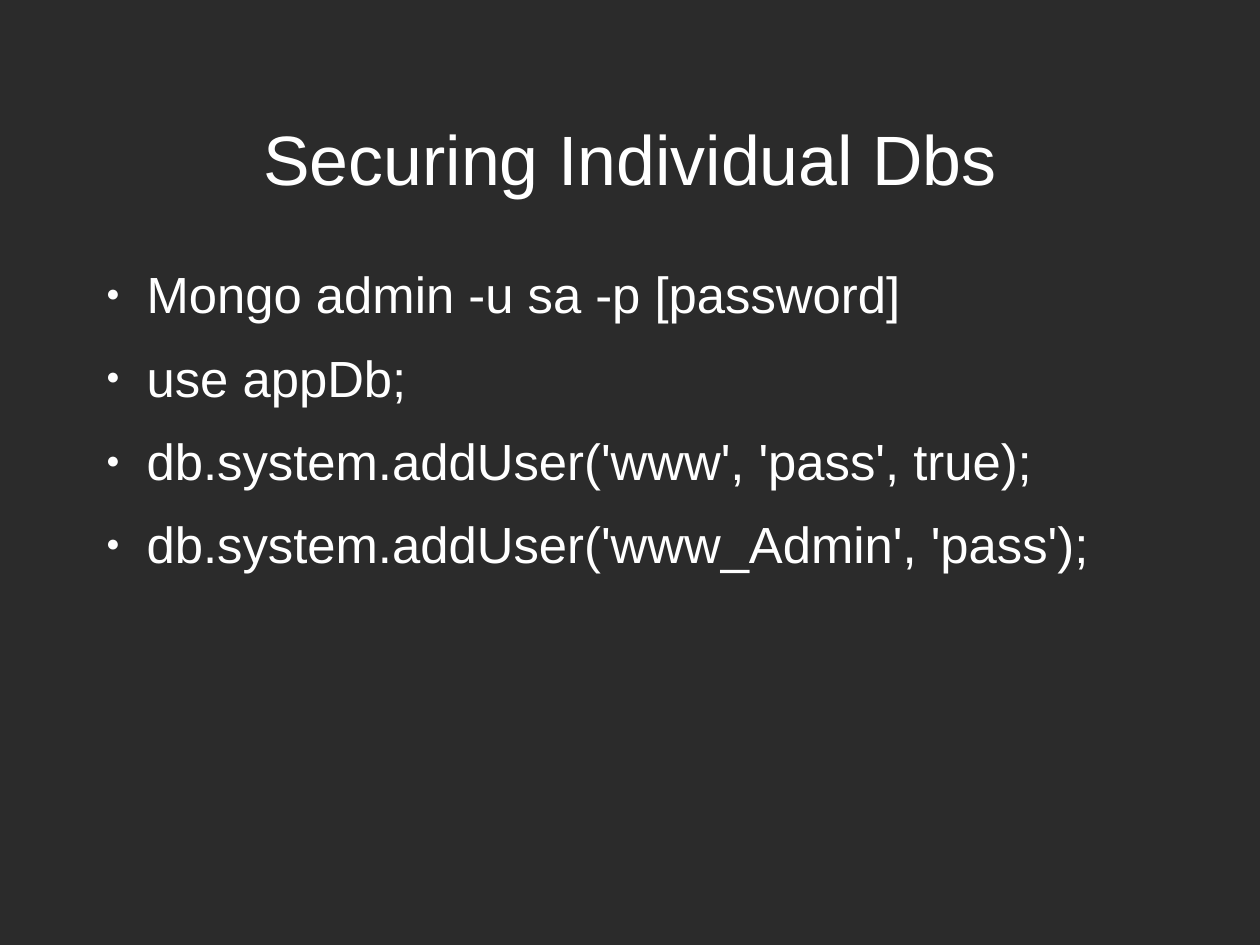
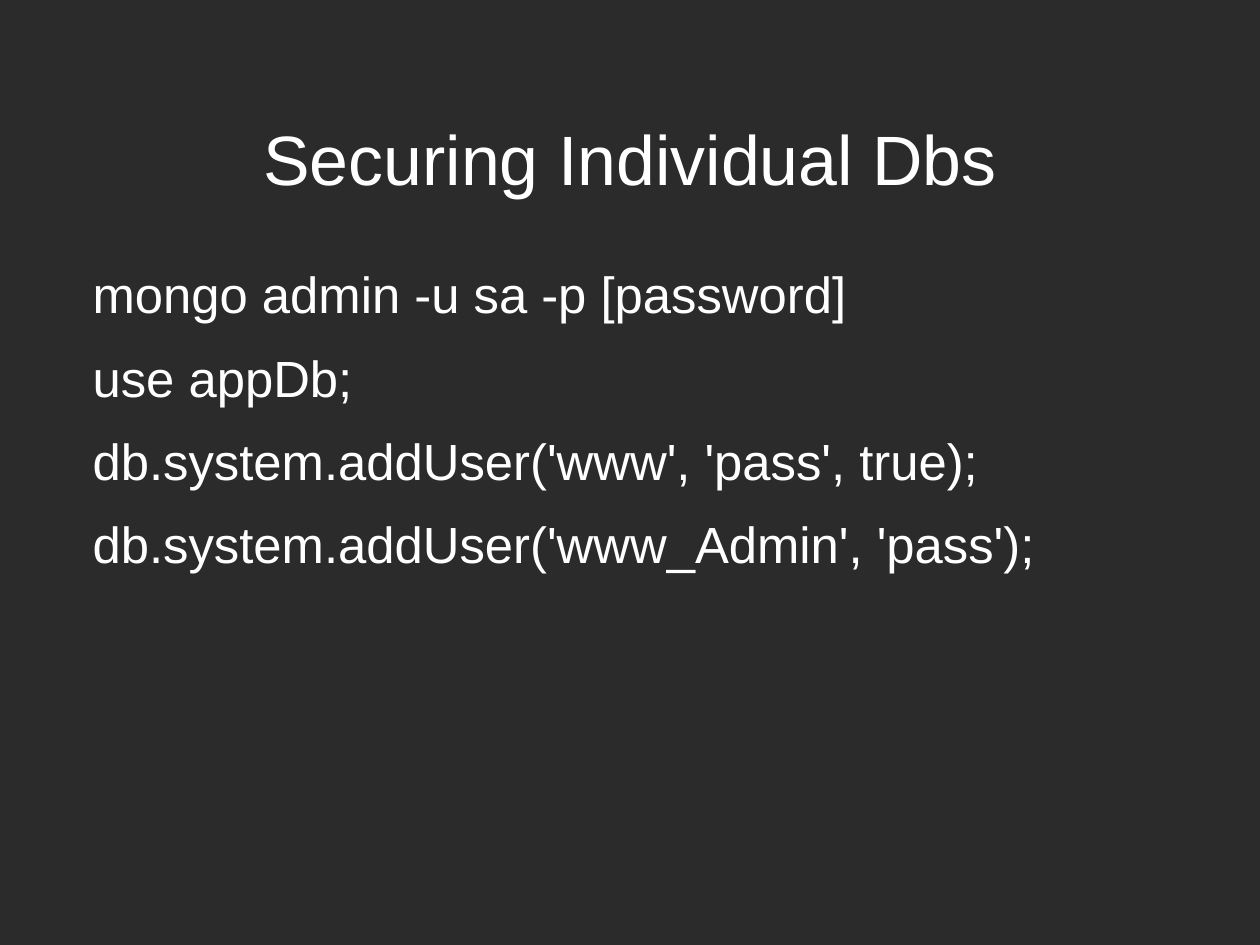
Before and after one commit to zippy1981/TalkMaterials, a slide deck: slide 21 of MongoMeetup/2010-July/Mongo Windows Administration for the Unix Programmer.odp (slide 18 before the commit). Drawn at 1260x945 pixels with LibreOffice and Linux fonts; fonts in the diff are those of the drawing; background and template pictures are left out; a plain dark background stands for a picture behind light text. Boxes give left, top, right and bottom in pixels: in the first picture for what was removed or moved away, otherwise in the second. Text is boxed around its words. In the diff, an @@ line names an element or a change of style, - is before the commit and + after.

```diff
--- a/MongoMeetup/2010-July/Mongo Windows Administration for the Unix Programmer.odp
+++ b/MongoMeetup/2010-July/Mongo Windows Administration for the Unix Programmer.odp
@@ text at (x1=93, y1=276, x2=847, y2=324): text changed @@
-● Mongo admin -u sa -p [password]
+mongo admin -u sa -p [password]
@@ text at (x1=93, y1=360, x2=1035, y2=574): bullet ● to none @@
```
Also in this commit, not shown: 7 other slides changed, 3 slides added, 2 other files.
